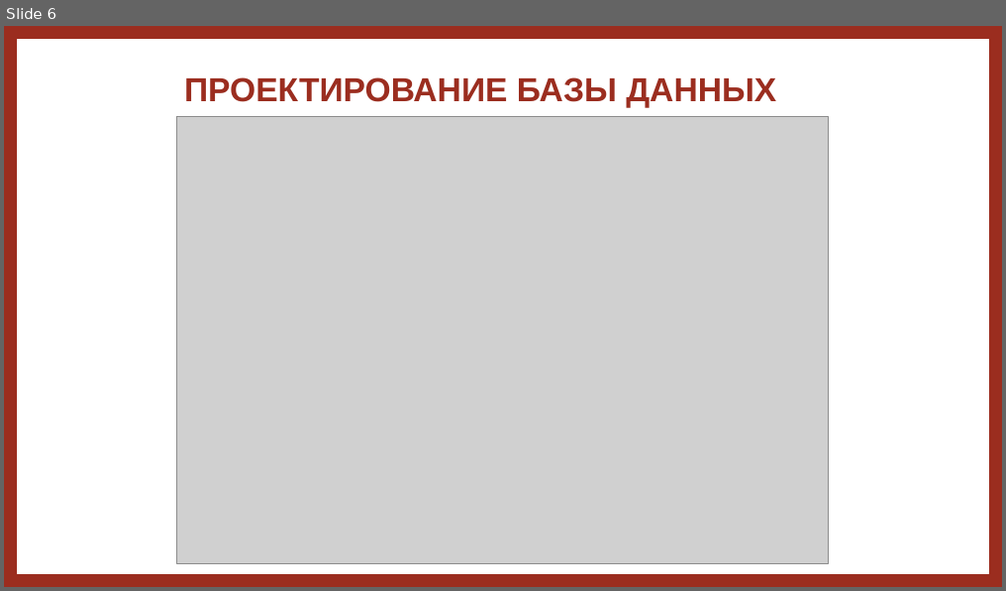
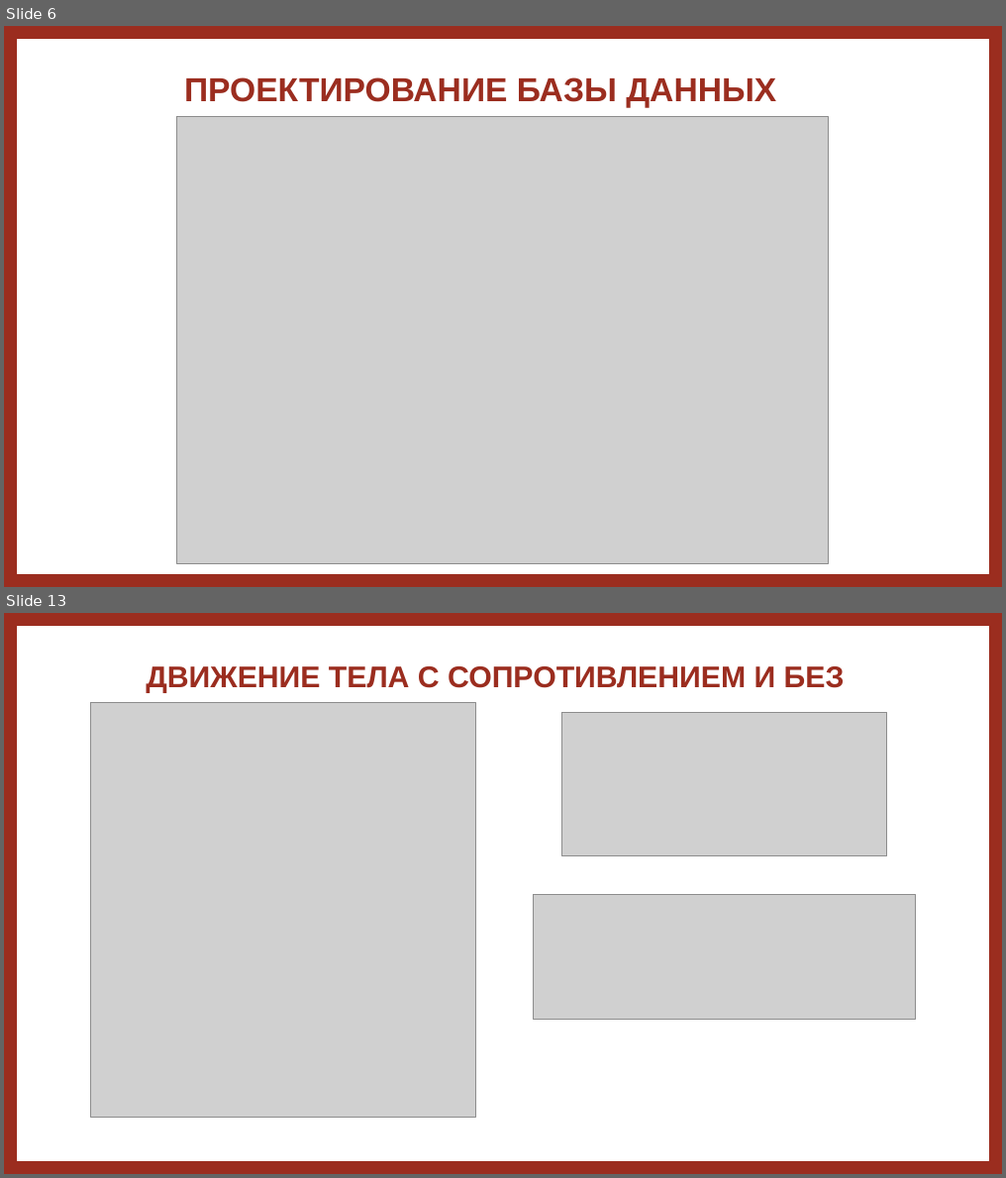
Before and after one commit to dex1fy/RecipeWebsite.EducationalPractice, a slide deck: документы/ЗащитаУП.pptx. Shown one above the other, each under a label of ours: slide 6 before the commit, slides 6 and 13 after it; the slides between them are not shown. The pictures are 1006x591 and 1006x1178 pixels, drawn with LibreOffice and Linux fonts; fonts in the diff are those of the drawing; grey boxes stand for pictures. Boxes give left, top, right and bottom in pixels: in the first picture for what was removed or moved away, otherwise in the second. Text is boxed around its words. In the diff, an @@ line names an element or a change of style, - is before the commit and + after.

```diff
--- a/документы/ЗащитаУП.pptx
+++ b/документы/ЗащитаУП.pptx
@@ slide 13 added at (4, 613, 1002, 1174), background #FFFFFF @@
@@ frame added at (4, 613, 1002, 1174), fill #9B2D1F, outline #9B2D1F 1 pt @@
@@ title added at (146, 666, 845, 693), 28.8 pt, text #9B2D1F, bold @@
+ДВИЖЕНИЕ ТЕЛА С СОПРОТИВЛЕНИЕМ И БЕЗ
@@ picture added at (91, 703, 476, 1117) @@
@@ picture added at (561, 713, 887, 858) @@
@@ picture added at (534, 894, 916, 1020) @@
```
Also in this commit, not shown: 6 other slides added, 9 other files.
